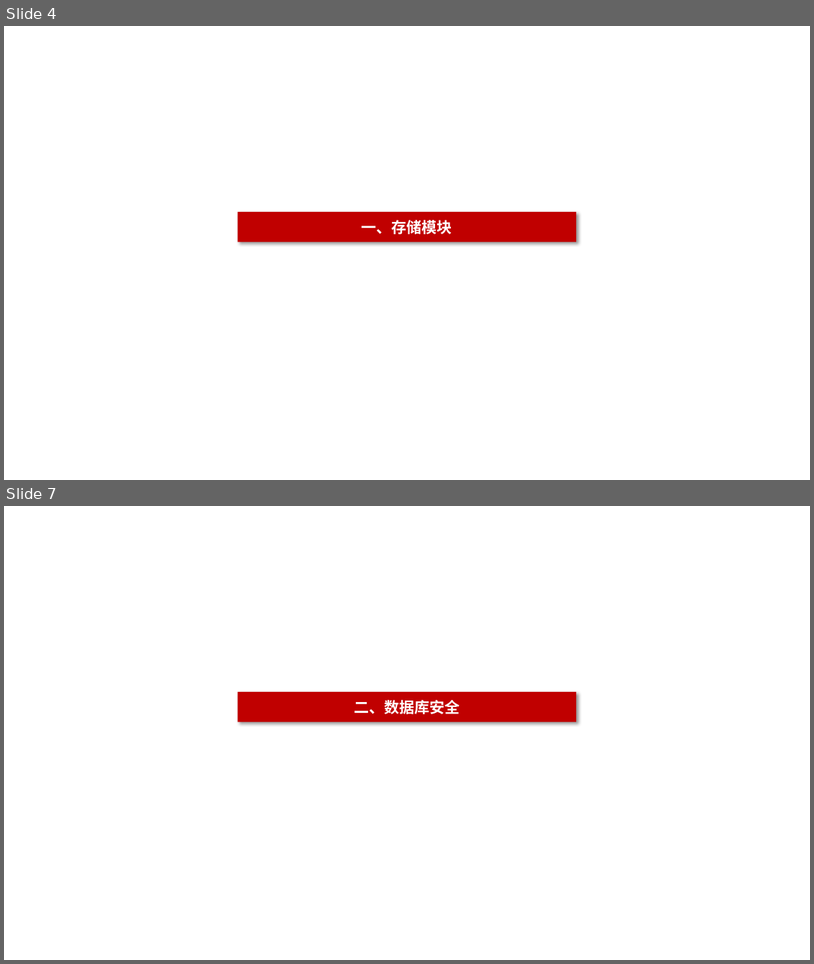
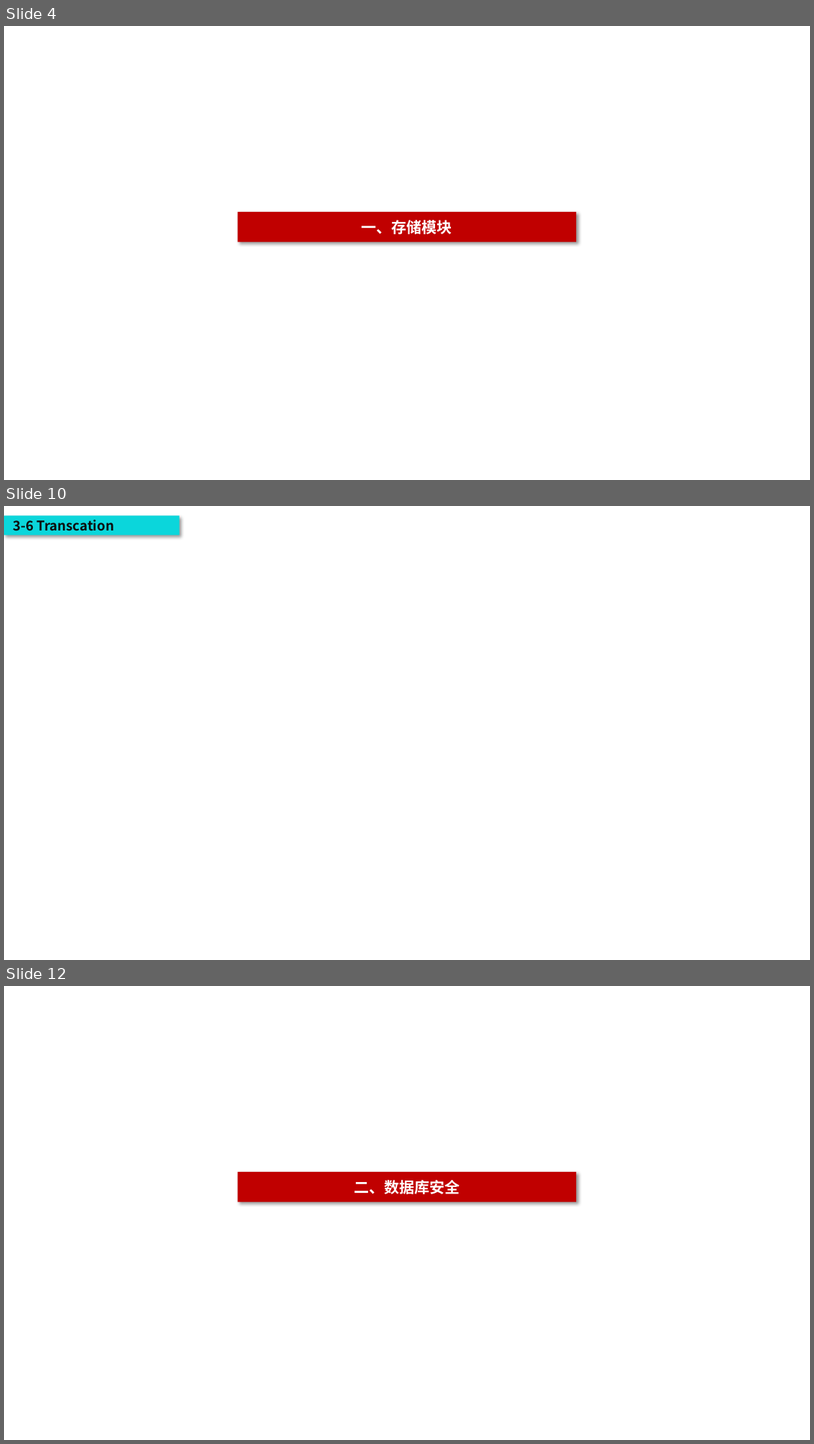
Before and after one commit to poorkk/lorand, a slide deck: source/doc/数据库安全.pptx. Shown one above the other, each under a label of ours: slides 4 and 7 before the commit, slides 4, 10 and 12 after it; the slides between them are not shown. The pictures are 814x964 and 814x1444 pixels, drawn with LibreOffice and Linux fonts; fonts in the diff are those of the drawing. Boxes give left, top, right and bottom in pixels: in the first picture for what was removed or moved away, otherwise in the second. Text is boxed around its words. In the diff, an @@ line names an element or a change of style, - is before the commit and + after.

```diff
--- a/source/doc/数据库安全.pptx
+++ b/source/doc/数据库安全.pptx
@@ slide 10 added at (4, 506, 810, 960), background #FFFFFF @@
@@ rectangle added at (4, 515, 180, 535), fill #0BD6DB, 16 pt, text #0D0D0D, bold @@
+3-6 Transcation
@@ what was slide 7 is now slide 12 @@
```
Also in this commit, not shown: 2 slides changed, 4 other slides added.
